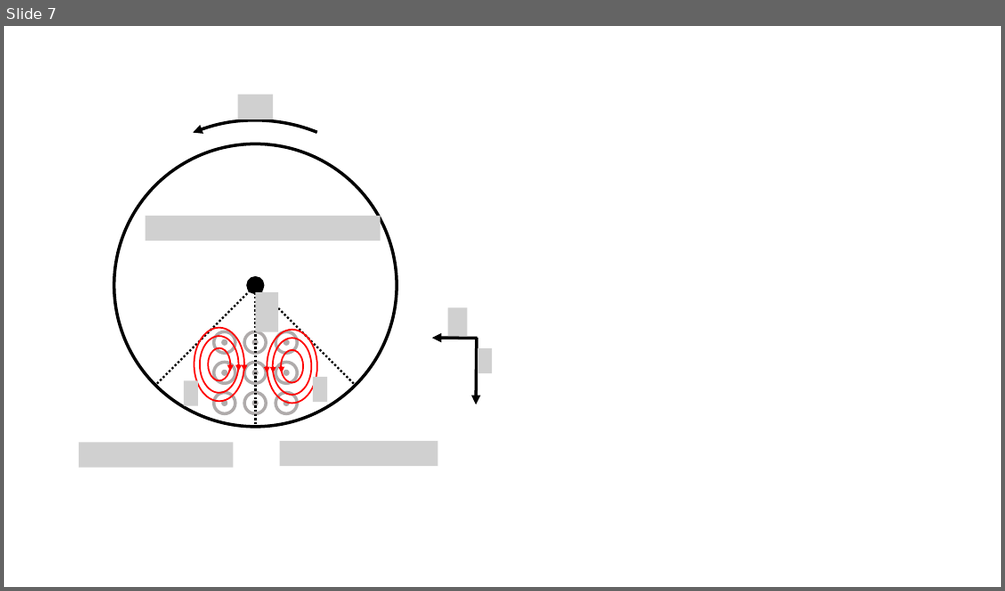
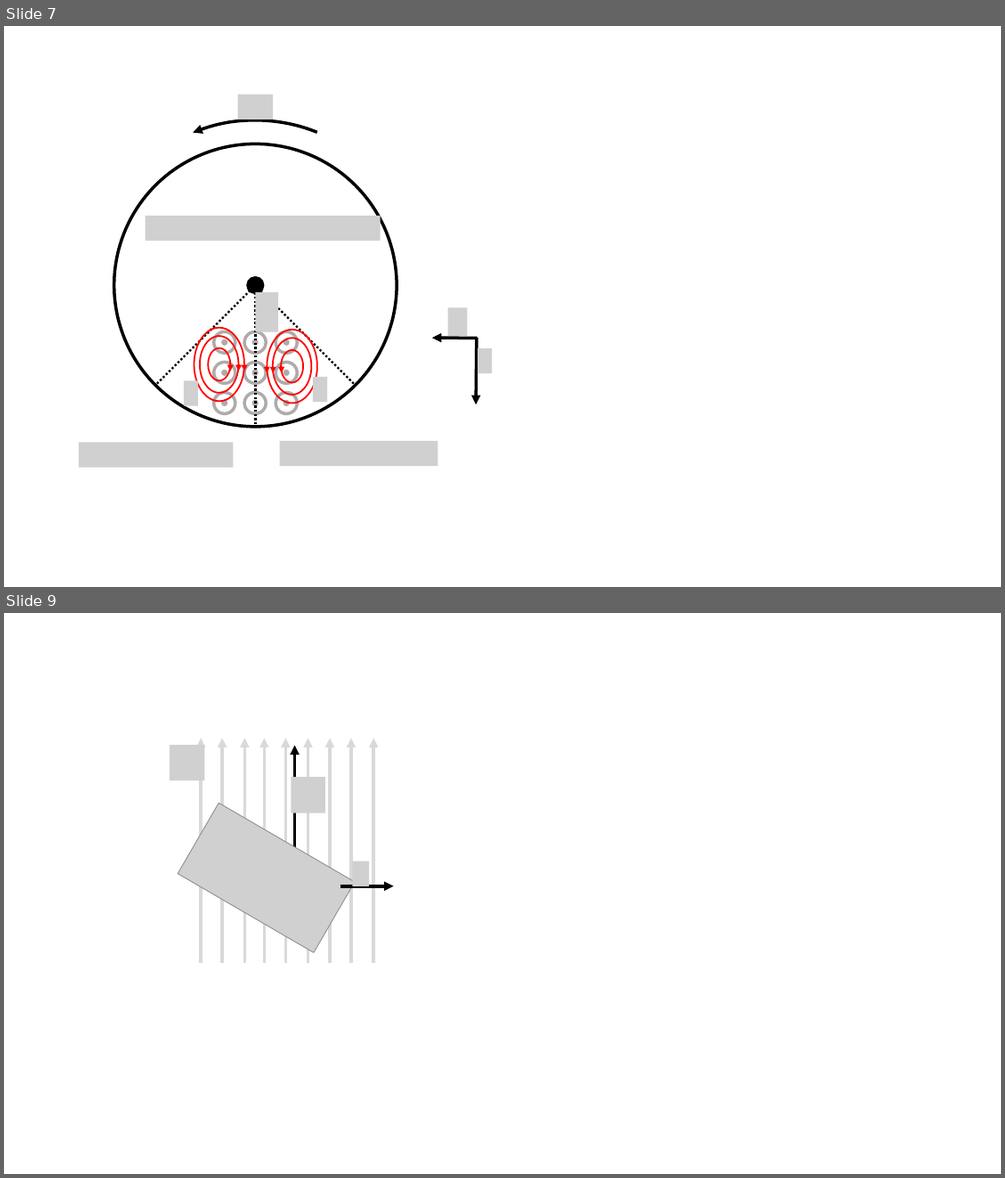
Before and after one commit to OSTP/PhysicsArtofModelling, a slide deck: tex/figures/Induction/Figures.pptx. Shown one above the other, each under a label of ours: slide 7 before the commit, slides 7 and 9 after it; the slides between them are not shown. The pictures are 1005x591 and 1005x1178 pixels, drawn with LibreOffice and Linux fonts; fonts in the diff are those of the drawing; grey boxes stand for pictures. Boxes give left, top, right and bottom in pixels: in the first picture for what was removed or moved away, otherwise in the second. Text is boxed around its words. In the diff, an @@ line names an element or a change of style, - is before the commit and + after.

```diff
--- a/tex/figures/Induction/Figures.pptx
+++ b/tex/figures/Induction/Figures.pptx
@@ slide 9 added at [4,613,1001,1174], background #FFFFFF @@
@@ picture added at [170,745,204,780] @@
@@ arrow added from (295, 874) to (295, 746), #000000 3 pt @@
@@ group added at [201,738,373,963]: 9 arrows @@
@@ picture added at [291,777,325,812] @@
@@ picture added at [178,803,355,952] @@
@@ picture added at [353,861,369,887] @@
@@ arrow added from (340, 886) to (394, 886), #000000 3 pt @@
```
Also in this commit, not shown: 1 slide changed, 1 slide removed, 6 other files.
